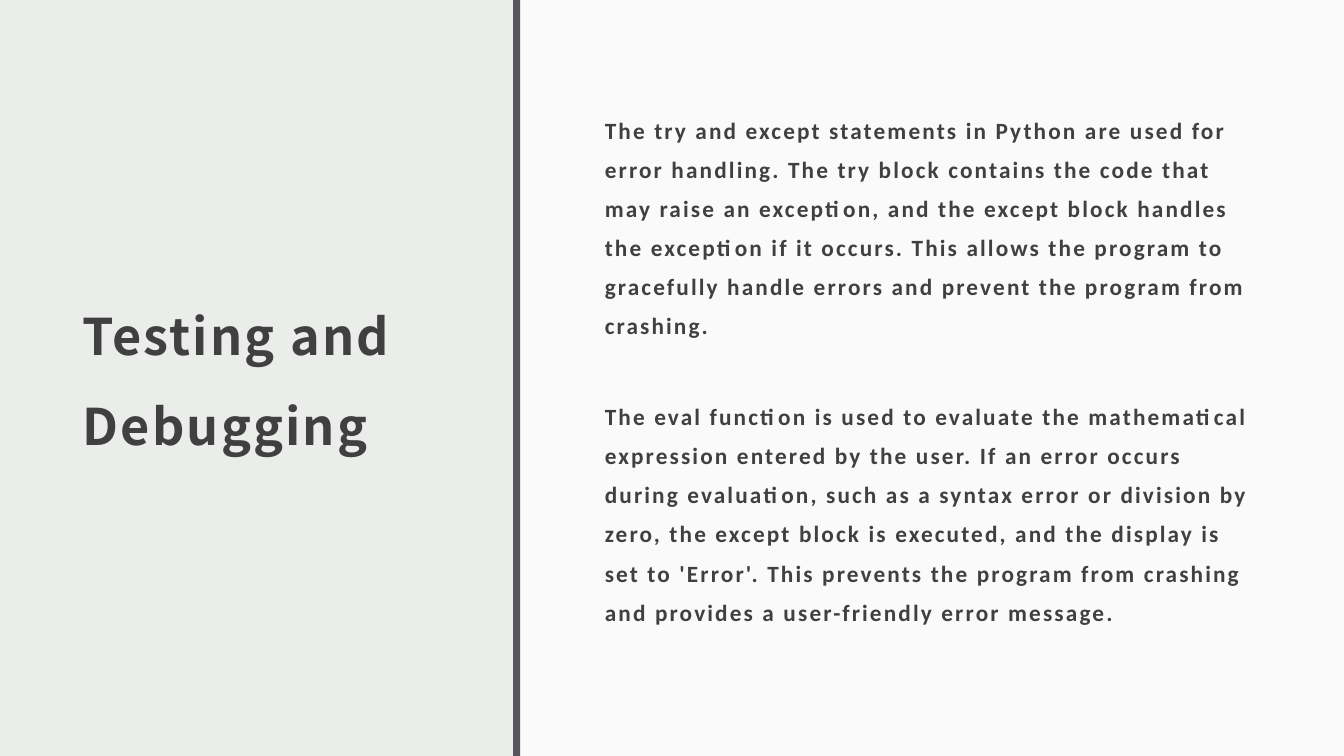
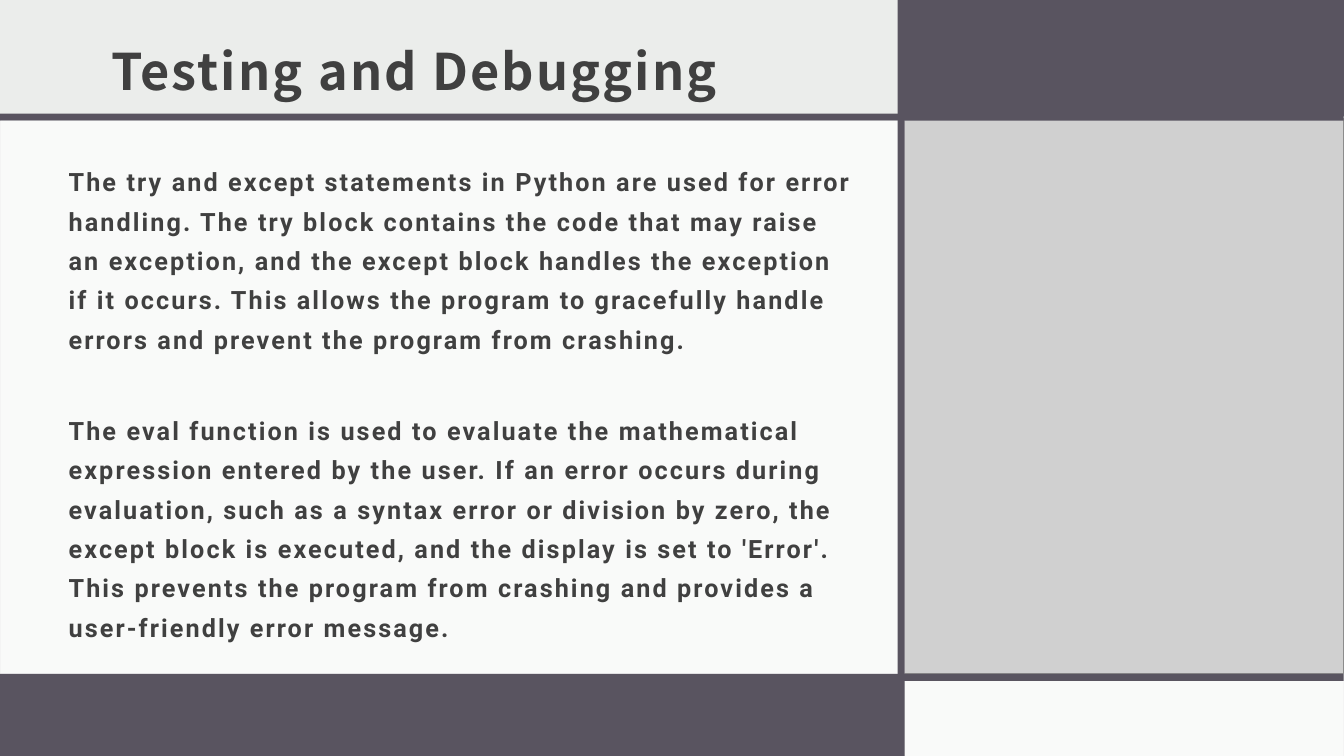
Before and after one commit to deewanker/Calculator, a slide deck: slide 12 of Calculator using Tkinter.pptx. Drawn at 1344x756 pixels with LibreOffice and Linux fonts; fonts in the diff are those of the drawing; grey boxes stand for pictures. Boxes give left, top, right and bottom in pixels: in the first picture for what was removed or moved away, otherwise in the second. Text is boxed around its words. In the diff, an @@ line names an element or a change of style, - is before the commit and + after.

```diff
--- a/Calculator using Tkinter.pptx
+++ b/Calculator using Tkinter.pptx
@@ rectangle added at [0, 0, 1344, 756], fill #EBEDEB @@
@@ title "Testing and Debugging" rewrapped from [83, 314, 389, 457] to [111, 49, 717, 102] @@
@@ rectangle added at [897, 0, 904, 756], fill #595460 @@
@@ rectangle added at [901, 0, 1344, 117], fill #595460 @@
@@ rectangle added at [0, 114, 1344, 121], fill #595460 @@
@@ picture added at [903, 119, 1344, 675] @@
@@ rectangle added at [0, 121, 904, 675], fill #FFFFFF at 75% opacity @@
@@ text "The try and except statements ...": place and size @@
-text "The try and except statements ..." at [605, 122, 1245, 625]
+text "The try and except statements ..." at [69, 172, 849, 643]
@@ text "The try and except statements ..." at [69, 172, 849, 643]: size 16.6 to 18 pt, font Calibri to Roboto; line spacing 1.4 to 1.3; vertical alignment middle to top @@
@@ rectangle added at [0, 678, 898, 756], fill #595460 @@
@@ rectangle added at [0, 674, 1344, 681], fill #595460 @@
@@ rectangle added at [904, 680, 1344, 756], fill #FFFFFF at 75% opacity @@
```
Also in this commit, not shown: 7 other slides changed.
